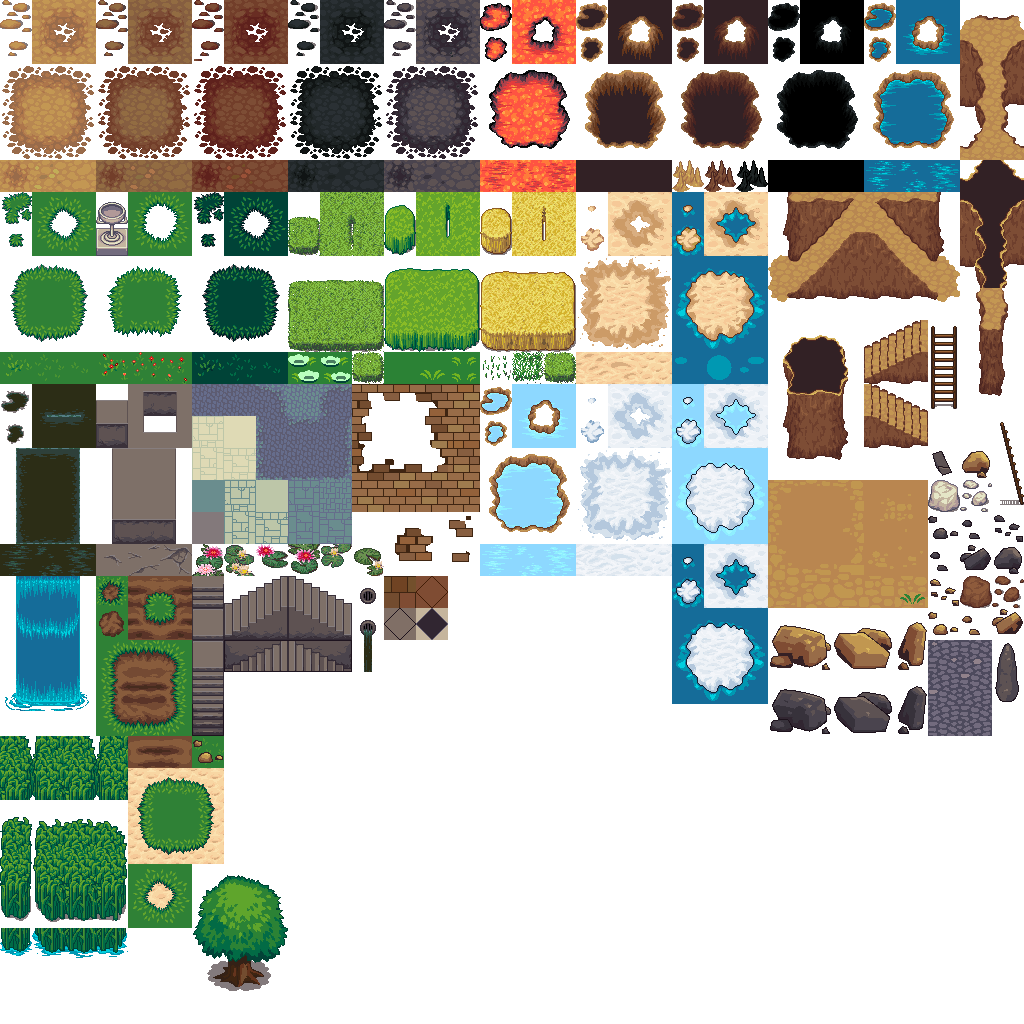
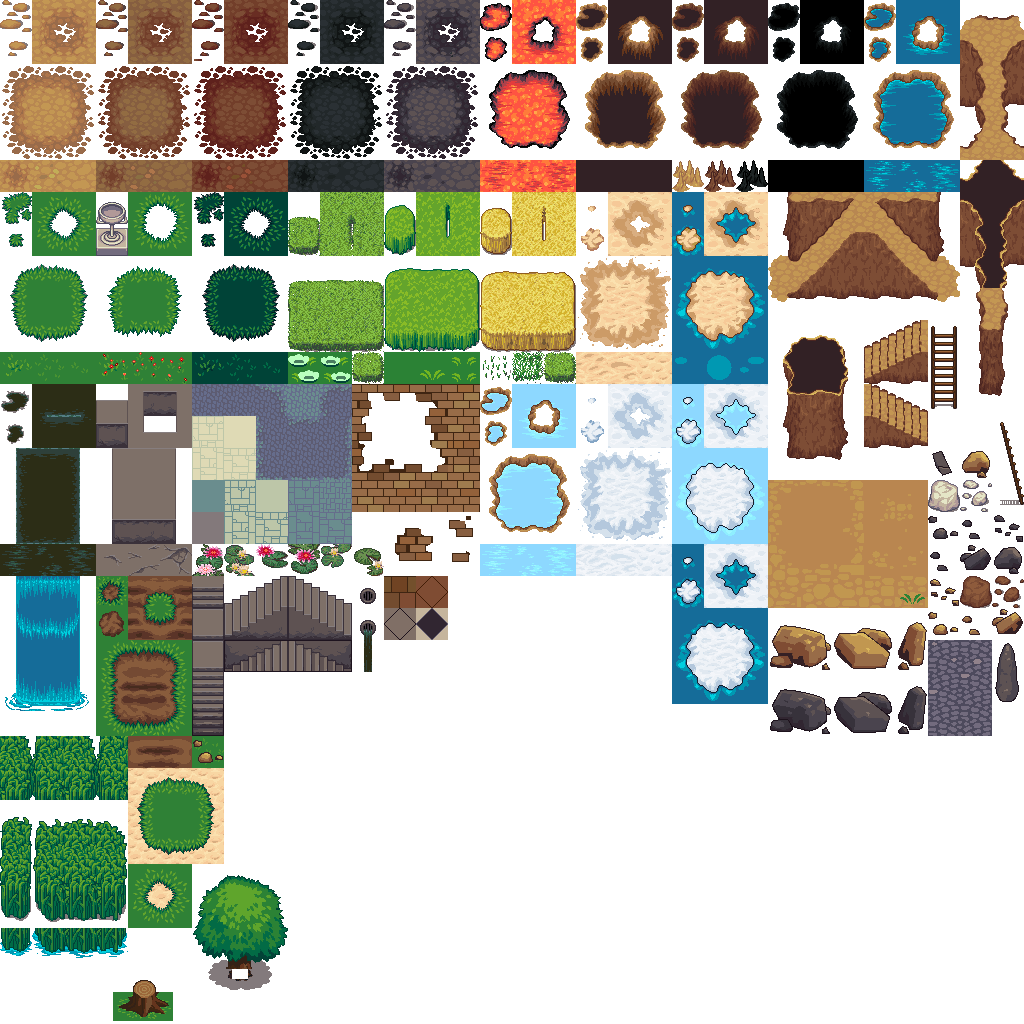
Layered file, before and after one edit (1024x1024). Changes by layer:
painted on "Pasted Layer" over [213, 967, 264, 987]
added layer "tree bottom" above "Pasted Layer #1" over [119, 980, 169, 1017]
painted on "Pasted Layer #1" over [207, 960, 272, 991]
added layer "Pasted Layer #2" over [113, 992, 173, 1021]
